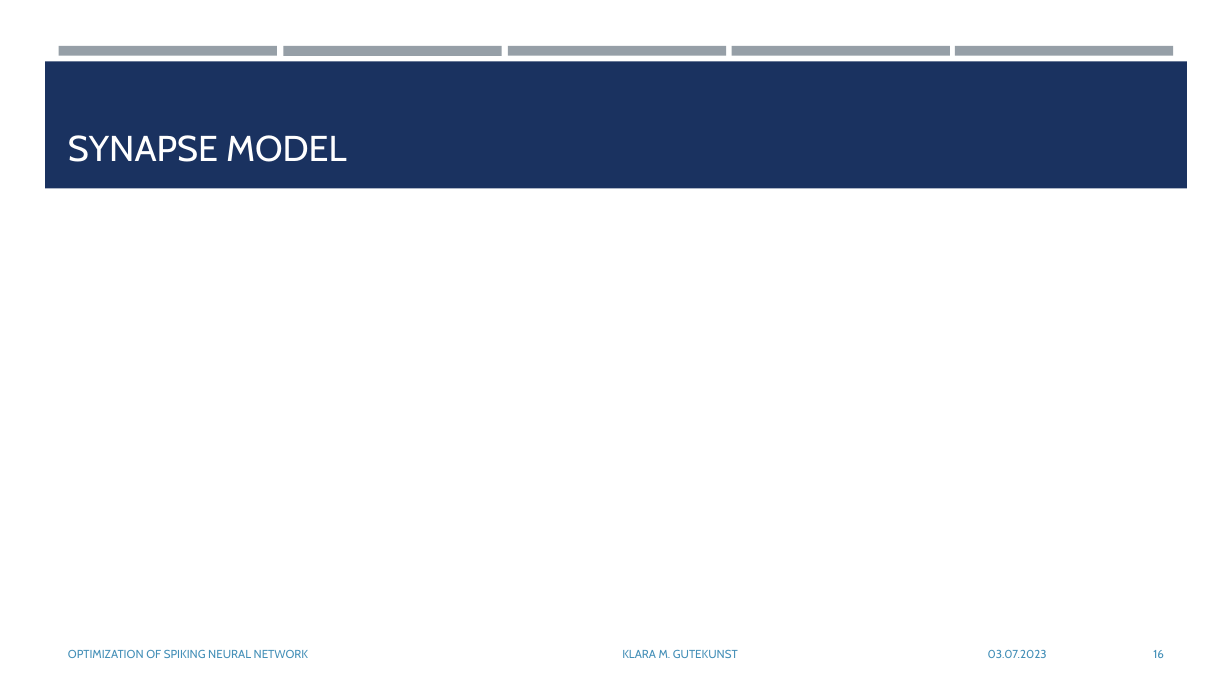
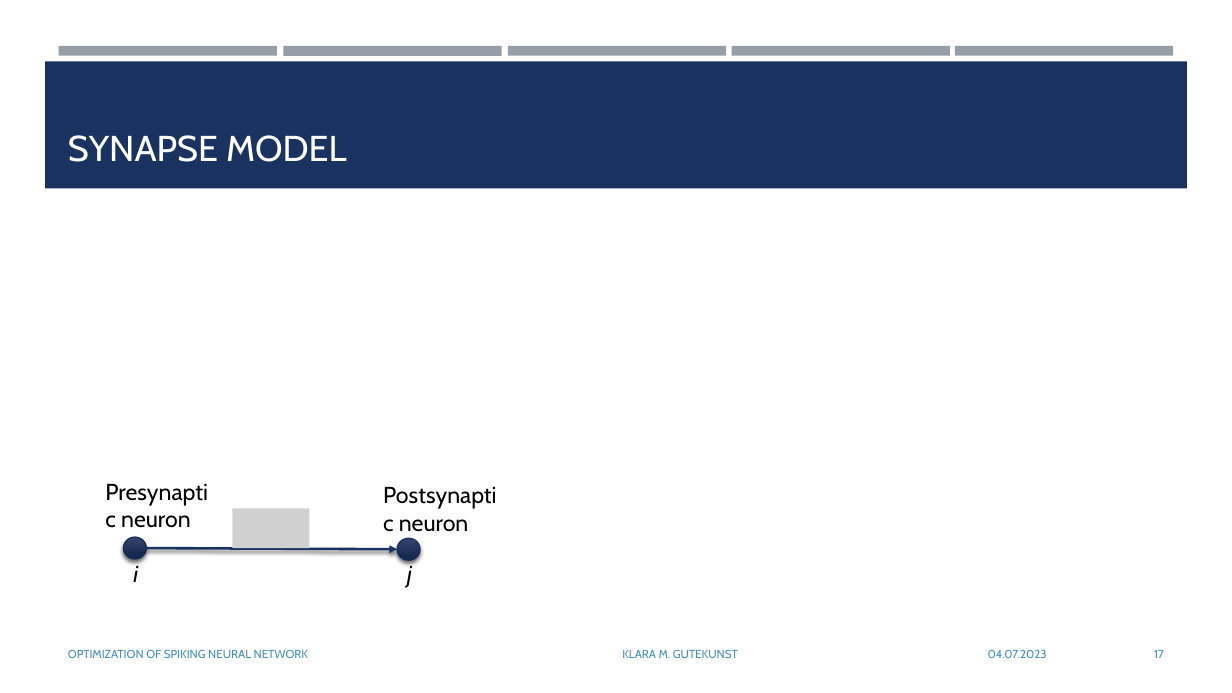
Before and after one commit to KlaraGtknst/bachelor-seminar-kde, a slide deck: slide 17 of Gutekunst_Seminar_KDE.pptx (slide 16 before the commit). Drawn at 1232x693 pixels with LibreOffice and Linux fonts; fonts in the diff are those of the drawing; grey boxes stand for pictures. Boxes give left, top, right and bottom in pixels: in the first picture for what was removed or moved away, otherwise in the second. Text is boxed around its words. In the diff, an @@ line names an element or a change of style, - is before the commit and + after.

```diff
--- a/Gutekunst_Seminar_KDE.pptx
+++ b/Gutekunst_Seminar_KDE.pptx
@@ picture added at bbox=[233, 508, 310, 548] @@
@@ text added at bbox=[121, 515, 191, 528], 18 pt, text #000000 @@
+Presynaptic neuron
@@ ellipse added at bbox=[124, 537, 147, 559], fill gradient #394771 to #162A51, outline #172D56 1 pt @@
@@ ellipse added at bbox=[397, 539, 421, 561], fill gradient #394771 to #162A51, outline #172D56 1 pt @@
@@ text added at bbox=[399, 519, 469, 532], 18 pt, text #000000 @@
+Postsynaptic neuron
@@ text added at bbox=[133, 562, 138, 582], 18 pt, text #000000, italic @@
+i
@@ arrow added from (146, 548) to (397, 549), #1A3260 2 pt @@
@@ text added at bbox=[407, 562, 412, 587], 18 pt, text #000000, italic @@
+j
@@ text at bbox=[988, 650, 1047, 658]: text changed @@
-03.07.2023
+04.07.2023
@@ page number at bbox=[1154, 650, 1164, 658]: text changed @@
-16
+17
```
Also in this commit, not shown: 17 other slides changed, 2 slides added, 1 slide removed, 1 other file.
